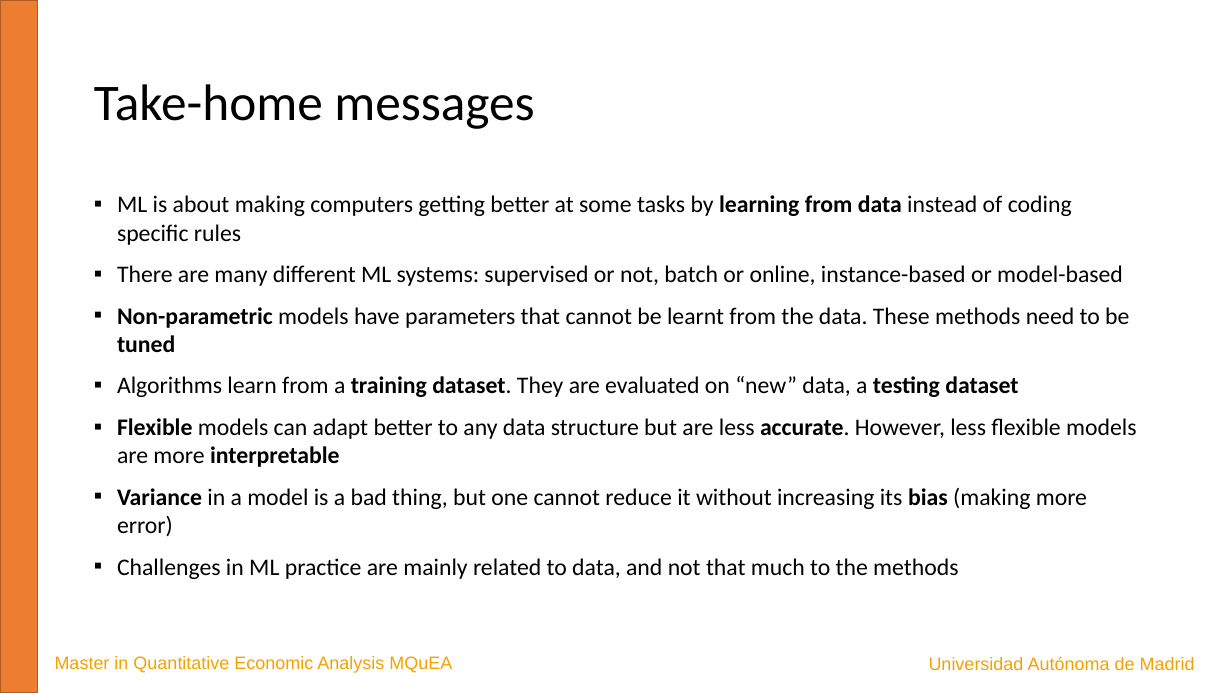
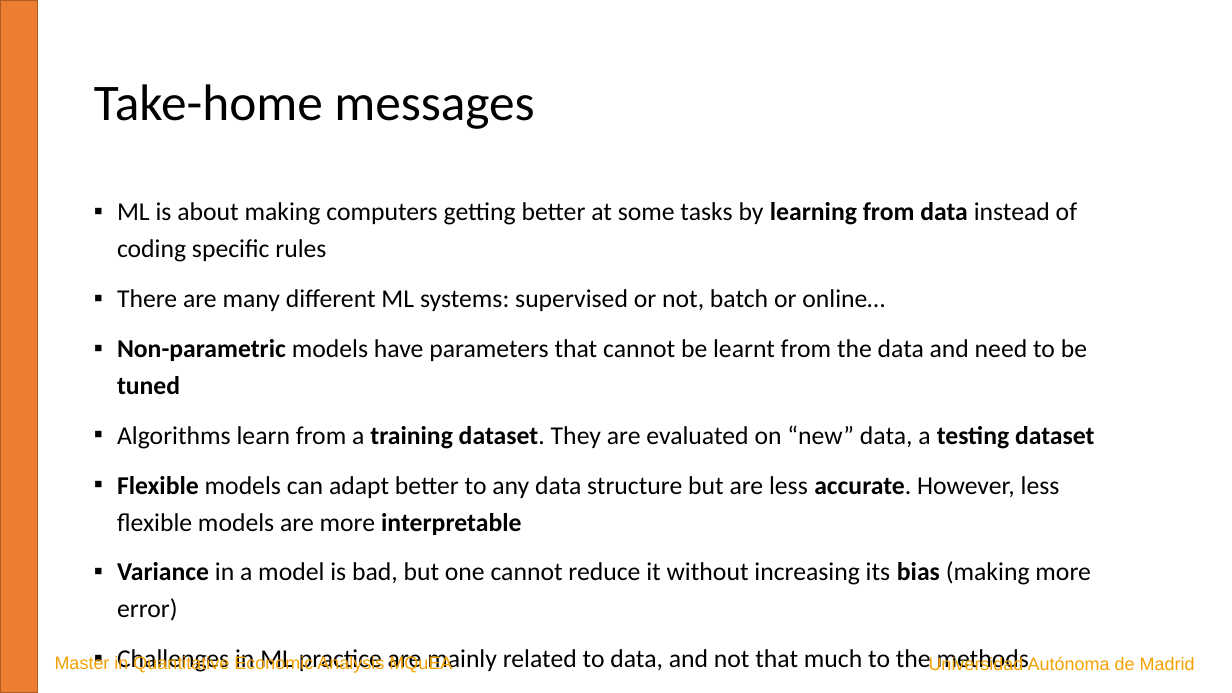
Before and after one commit to JavierBas/IMLEF-MQuEA, a slide deck: slide 21 of Slides/Topic 1 What is ML.pptx (slide 20 before the commit). Drawn at 1232x693 pixels with LibreOffice and Linux fonts; fonts in the diff are those of the drawing. Boxes give left, top, right and bottom in pixels: in the first picture for what was removed or moved away, otherwise in the second. Text is boxed around its words. In the diff, an @@ line names an element or a change of style, - is before the commit and + after.

```diff
--- a/Slides/Topic 1 What is ML.pptx
+++ b/Slides/Topic 1 What is ML.pptx
@@ text at bbox=[117, 202, 1095, 673]: size 18.5 to 20 pt in "ML is about making computers getting better ...", "Algorithms learn from a training dataset. They ...", "Flexible models can adapt better to any ...", "Challenges in ML practice are mainly related ..."; line spacing 1 to 1.2 @@
@@ text at bbox=[117, 289, 1087, 395]: text changed; size 18.5 to 20 pt @@
-▪ There are many different ML systems: supervised or not, batch or online, instance-based or model-based
-▪ Non-parametric models have parameters that cannot be learnt from the data. These methods need to be tuned
+▪ There are many different ML systems: supervised or not, batch or online…
+▪ Non-parametric models have parameters that cannot be learnt from the data and need to be tuned
@@ text at bbox=[117, 561, 1091, 621]: text changed; size 18.5 to 20 pt @@
-▪ Variance in a model is a bad thing, but one cannot reduce it without increasing its bias (making more error)
+▪ Variance in a model is bad, but one cannot reduce it without increasing its bias (making more error)
```
Also in this commit, not shown: 7 other slides changed, 1 slide added.
